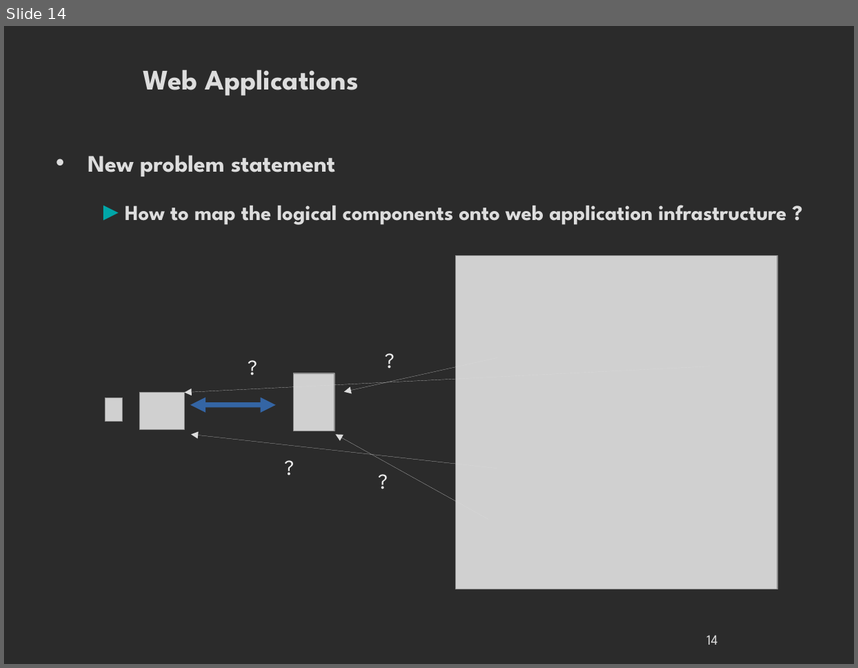
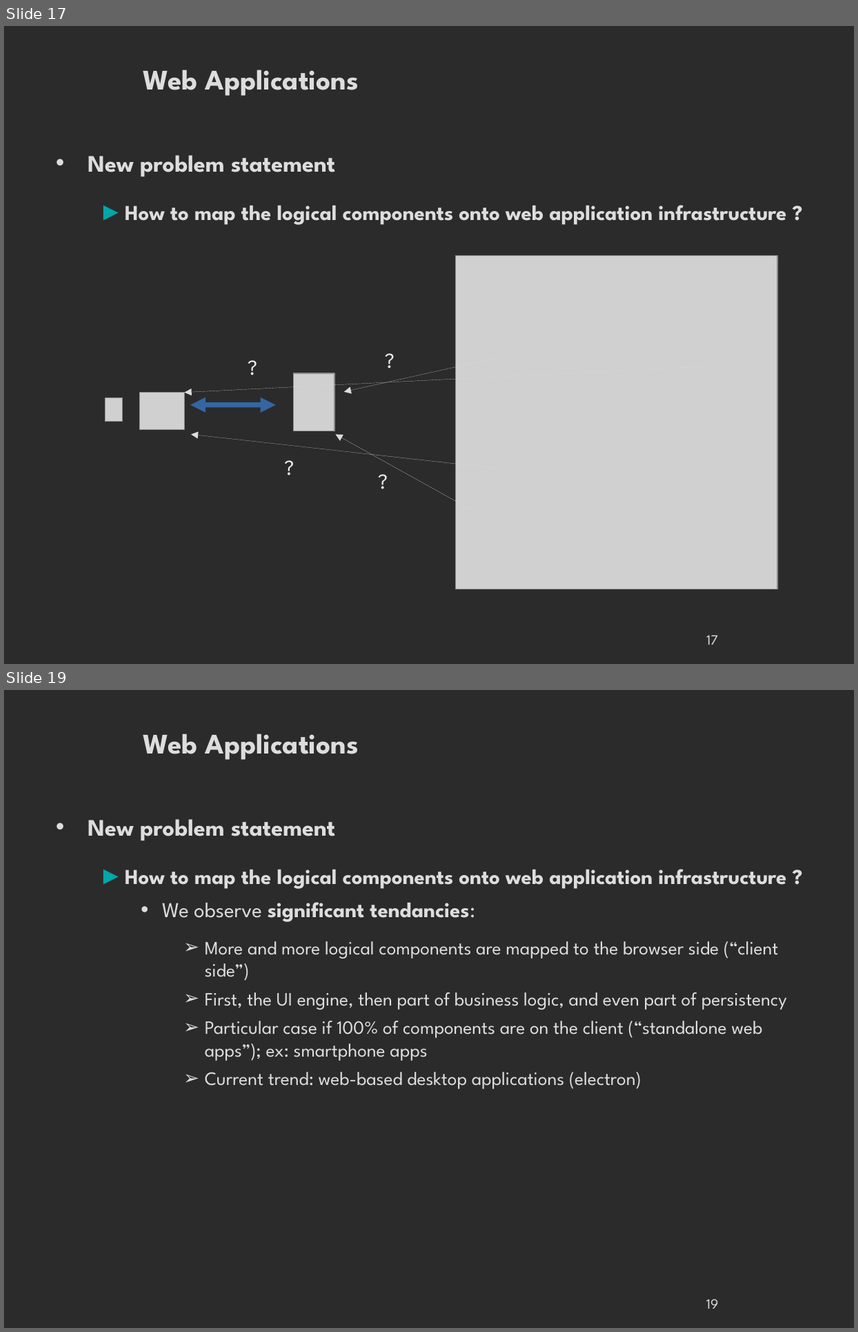
Before and after one commit to danielausparis/arch, a slide deck: archi-web.odp. Shown one above the other, each under a label of ours: slide 14 before the commit, slides 17 and 19 after it; the slides between them are not shown. The pictures are 858x668 and 858x1332 pixels, drawn with LibreOffice and Linux fonts; fonts in the diff are those of the drawing; grey boxes stand for pictures; background and template pictures are left out; a plain dark background stands for a picture behind light text. Boxes give left, top, right and bottom in pixels: in the first picture for what was removed or moved away, otherwise in the second. Text is boxed around its words. In the diff, an @@ line names an element or a change of style, - is before the commit and + after.

```diff
--- a/archi-web.odp
+++ b/archi-web.odp
@@ slide 19 added at [4,690,854,1328], background picture (left out) @@
@@ title added at [143,733,359,760], 24 pt, text #DDDDDD, bold @@
+Web Applications
@@ text added at [87,819,787,1089], 16 pt, text #DDDDDD @@
+• New problem statement
+  ► How to map the logical components onto web application infrastructure ?
+    • We observe significant tendancies:
+      ➢ More and more logical components are mapped to the browser side (“client side”)
+      ➢ First, the UI engine, then part of business logic, and even part of persistency
+      ➢ Particular case if 100% of components are on the client (“standalone web apps”); ex: smartphone apps
+      ➢ Current trend: web-based desktop applications (electron)
@@ page number added at [706,1299,718,1308], 12 pt, text #DDDDDD @@
+19
@@ what was slide 14 is now slide 17 @@
@@ page number at [706,635,718,644]: text changed @@
-14
+17
```
Also in this commit, not shown: 5 slides changed, 5 other slides added, 1 other file.
